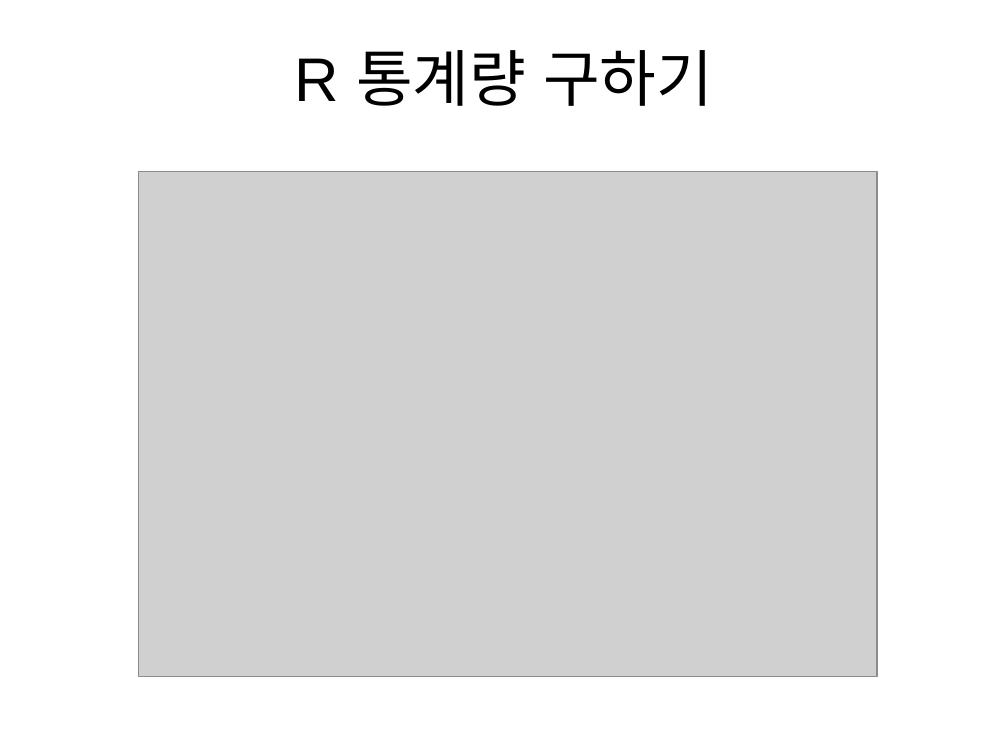
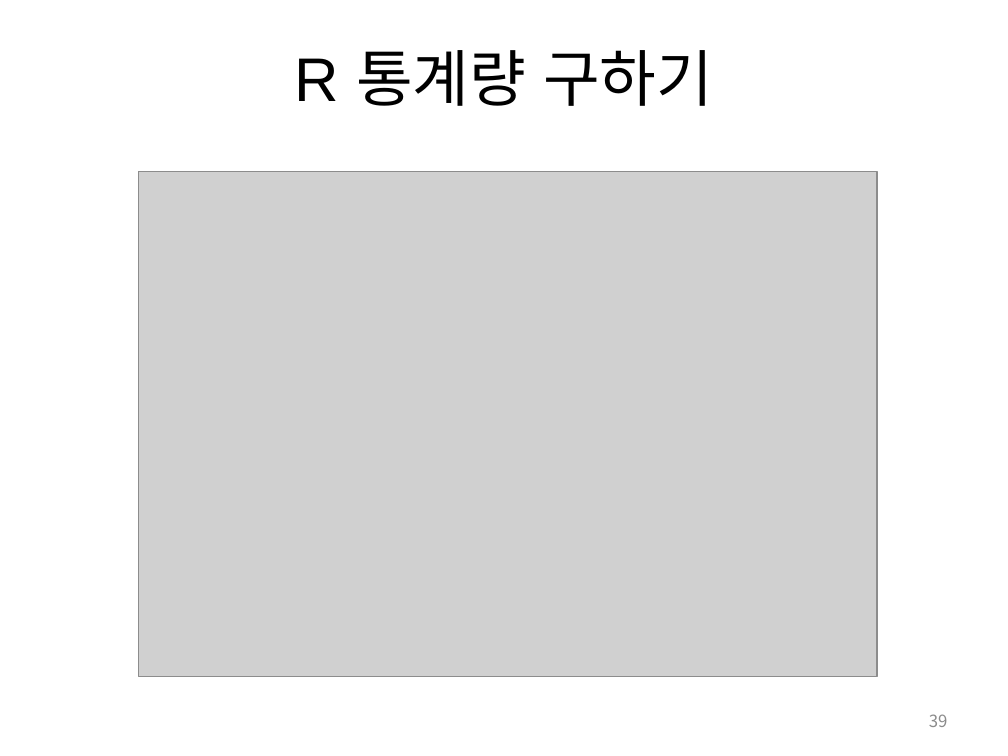
Before and after one commit to dyjin1217/KPU_R_Basic, a slide deck: slide 39 of 산기대_R_강의.pptx. Drawn at 1008x756 pixels with LibreOffice and Linux fonts; fonts in the diff are those of the drawing; grey boxes stand for pictures. Boxes give left, top, right and bottom in pixels: in the first picture for what was removed or moved away, otherwise in the second. Text is boxed around its words. In the diff, an @@ line names an element or a change of style, - is before the commit and + after.

```diff
--- a/산기대_R_강의.pptx
+++ b/산기대_R_강의.pptx
@@ page number added at [929,714,948,727], 12 pt, text #8C8C8C @@
+39
```
Also in this commit, not shown: 49 other slides changed, 3 other files.
